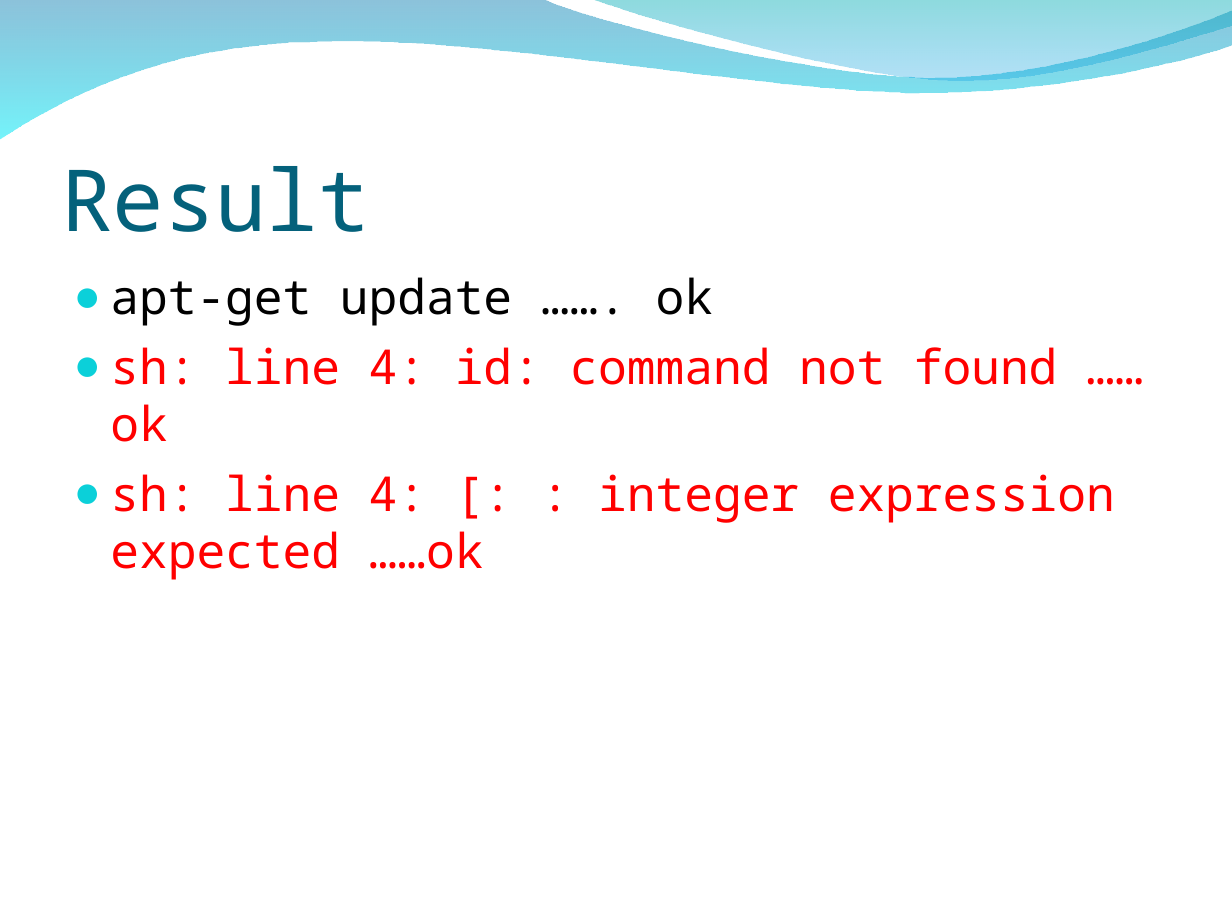
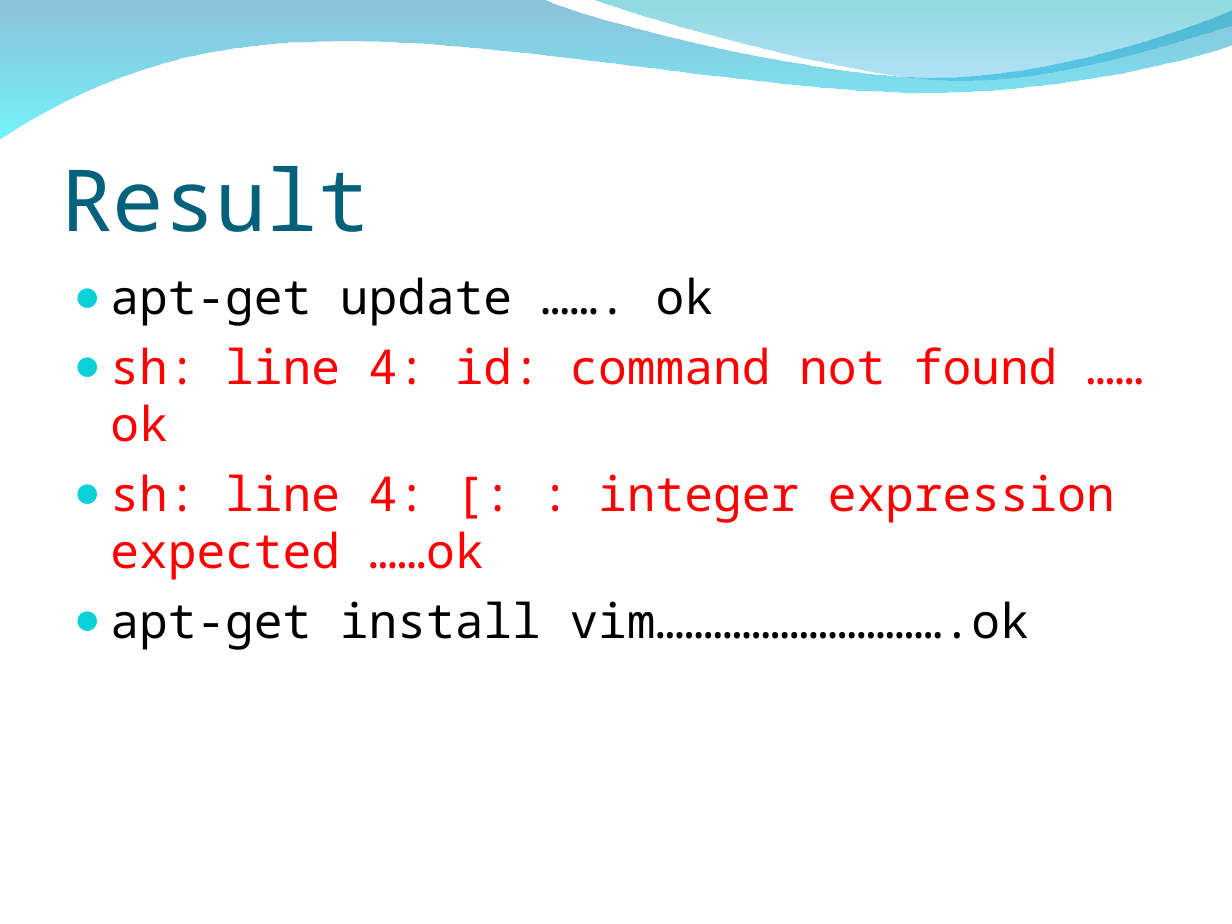
Before and after one commit to peter279k/regular_meeting, a slide deck: slide 33 of Proot.ppt (slide 28 before the commit). Drawn at 1232x924 pixels with LibreOffice and Linux fonts; fonts in the diff are those of the drawing; background and template pictures are left out. Boxes give left, top, right and bottom in pixels: in the first picture for what was removed or moved away, otherwise in the second. Text is boxed around its words. In the diff, an @@ line names an element or a change of style, - is before the commit and + after.

```diff
--- a/Proot.ppt
+++ b/Proot.ppt
@@ text at (x1=110, y1=601, x2=1029, y2=650): paragraph added @@
+  ● apt-get install vim………………………….ok
```
Also in this commit, not shown: 8 other slides changed, 9 slides added.
